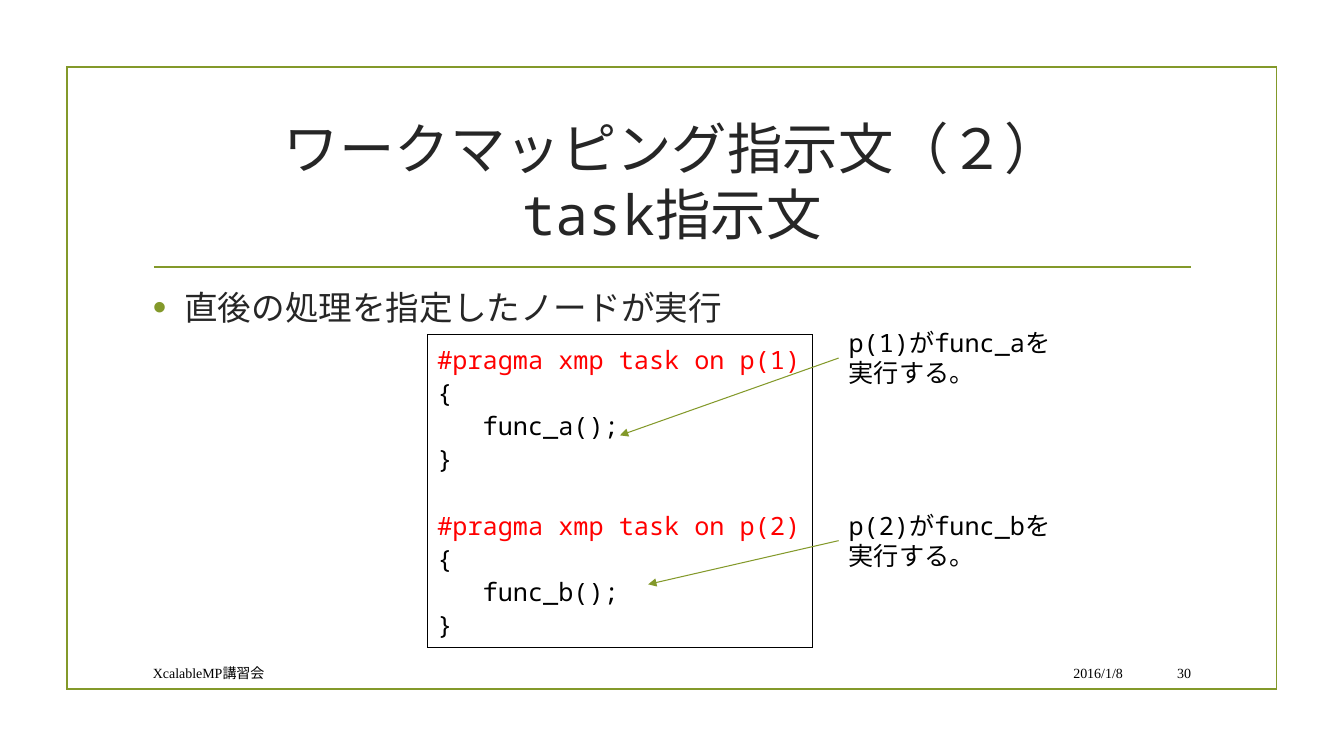
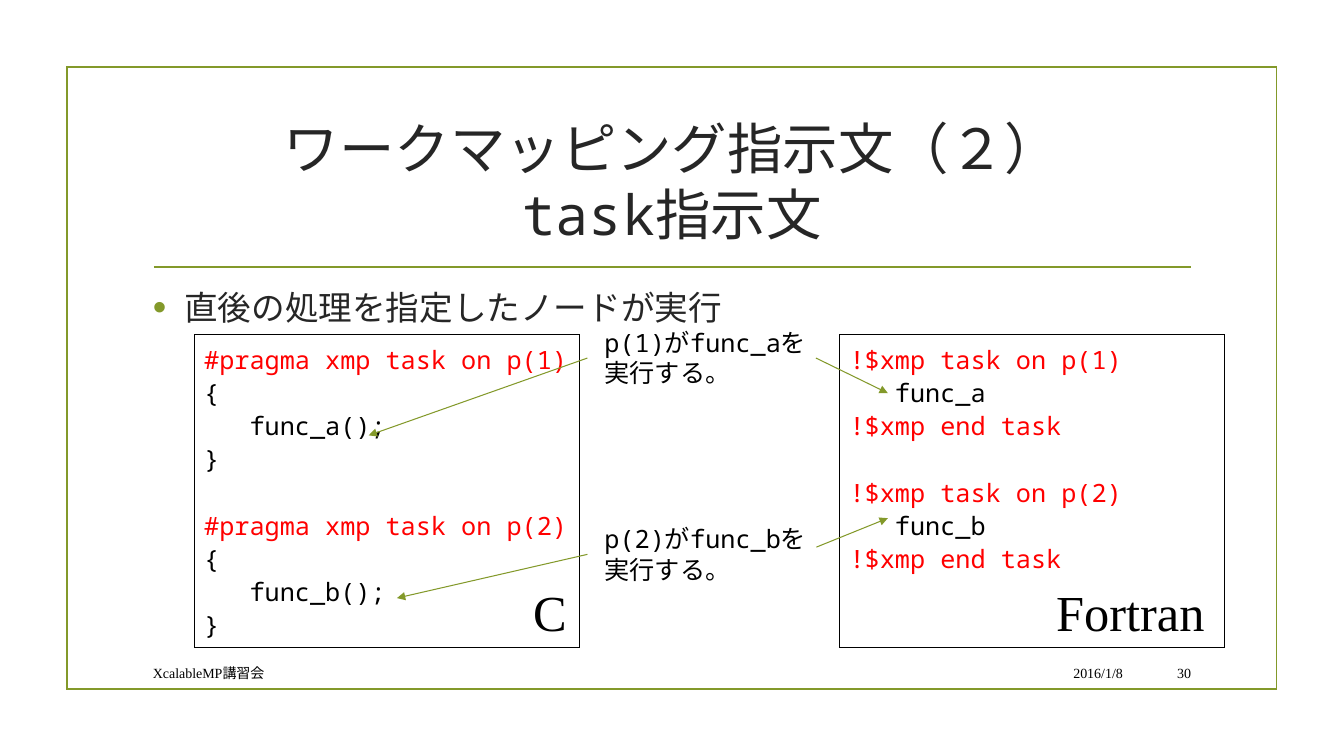
Before and after one commit to XcalableMP/Lecture, a slide deck: slide 30 of beginner/1.overview.pptx. Drawn at 1344x756 pixels with LibreOffice and Linux fonts; fonts in the diff are those of the drawing; background and template pictures are left out. Boxes give left, top, right and bottom in pixels: in the first picture for what was removed or moved away, otherwise in the second. Text is boxed around its words. In the diff, an @@ line names an element or a change of style, - is before the commit and + after.

```diff
--- a/beginner/1.overview.pptx
+++ b/beginner/1.overview.pptx
@@ text "p(1)がfunc_aを実行する。": place and size @@
-text "p(1)がfunc_aを実行する。" at <box>849,331,1051,384</box>
+text "p(1)がfunc_aを実行する。" at <box>604,331,806,384</box>
@@ rectangle "#pragma xmp task on p(1)": place and size @@
-rectangle "#pragma xmp task on p(1)" at <box>427,335,813,648</box>
+rectangle "#pragma xmp task on p(1)" at <box>195,335,580,648</box>
@@ arrow moved from (839, 358) - (620, 436) to (588, 358) - (369, 436) @@
@@ arrow added from (817, 358) to (888, 393), #83992A 0.75 pt @@
@@ rectangle added at <box>840,335,1225,648</box>, fill #FFFFFF, outline #000000 1 pt, 18 pt, text #FF0000 @@
+!$xmp task on p(1)
+func_a
+!$xmp end task
+!$xmp task on p(2)
+func_b
+!$xmp end task
@@ text "p(2)がfunc_bを実行する。": place and size @@
-text "p(2)がfunc_bを実行する。" at <box>849,514,1051,567</box>
+text "p(2)がfunc_bを実行する。" at <box>604,527,806,581</box>
@@ arrow added from (817, 547) to (888, 518), #83992A 0.75 pt @@
@@ arrow moved from (839, 540) - (648, 585) to (588, 555) - (397, 598) @@
@@ text added at <box>533,597,567,632</box>, 36 pt, text #000000 @@
+C
@@ text added at <box>1056,598,1204,632</box>, 36 pt, text #000000 @@
+Fortran
```
Also in this commit, not shown: 1 other file.
